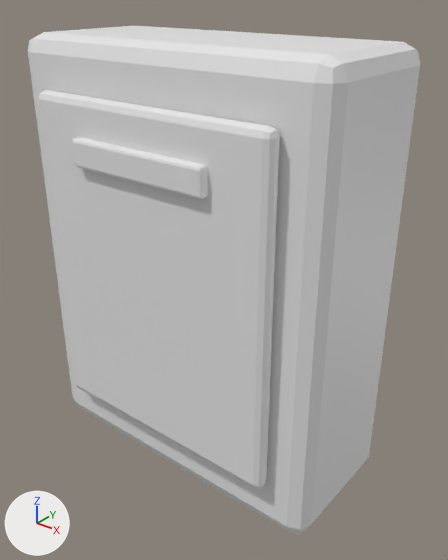
Two versions of the glTF model godot/assets/generated/industrial/dz_junction_box.glb, one commit apart.
Both versions are drawn from a 50 mm lens placed at (0.79, -0.941, 1.016), pointed at (0.043, -0.007, 0.437). Arrows for +X, +Y and +Z are at lower left; the lights stay in place. The first picture is the older version. Where no turn or scale is listed for an object, it has been applied to the vertices.

Names of what the first picture shows: 'JunctionFace', 'JunctionShell', 'JunctionStatus'.
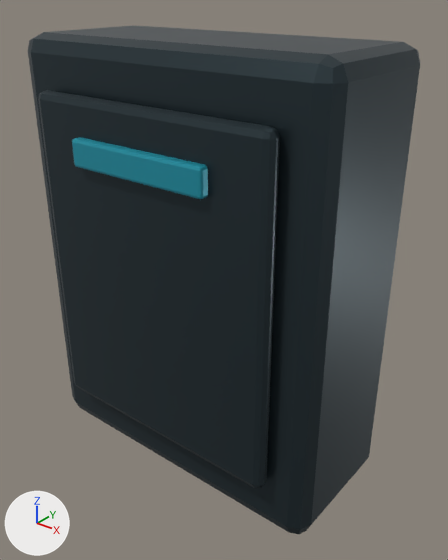
Changed parts and their boxes [x1, y1, x2, y2] in the pictures (448 x 560 px):
```json
{"object": "JunctionShell", "change": "recoloured, surface changed", "before": [28, 26, 420, 534], "after": [28, 26, 420, 534], "on screen": "darker"}
{"object": "JunctionFace", "change": "recoloured, surface changed", "before": [38, 90, 280, 489], "after": [38, 90, 280, 489], "on screen": "white to dark blue"}
{"object": "JunctionStatus", "change": "recoloured", "before": [72, 137, 208, 199], "after": [72, 137, 208, 199], "on screen": "white to cyan"}
```

The change, as JSON lines over the scene's bpy script:
```json
{"op": "set", "path": "mat_dz_darksteel.base_color", "old": "(0.8, 0.8, 0.8)", "new": "(0.035, 0.055, 0.065)", "note": "white #e7e7e7 -> dark blue #354248"}
{"op": "set", "path": "mat_dz_darksteel.metallic", "old": "0.0", "new": "0.72"}
{"op": "set", "path": "mat_dz_systemcyan.base_color", "old": "(0.8, 0.8, 0.8)", "new": "(0.015, 0.32, 0.42)", "note": "white #e7e7e7 -> cyan #2199ad"}
```
